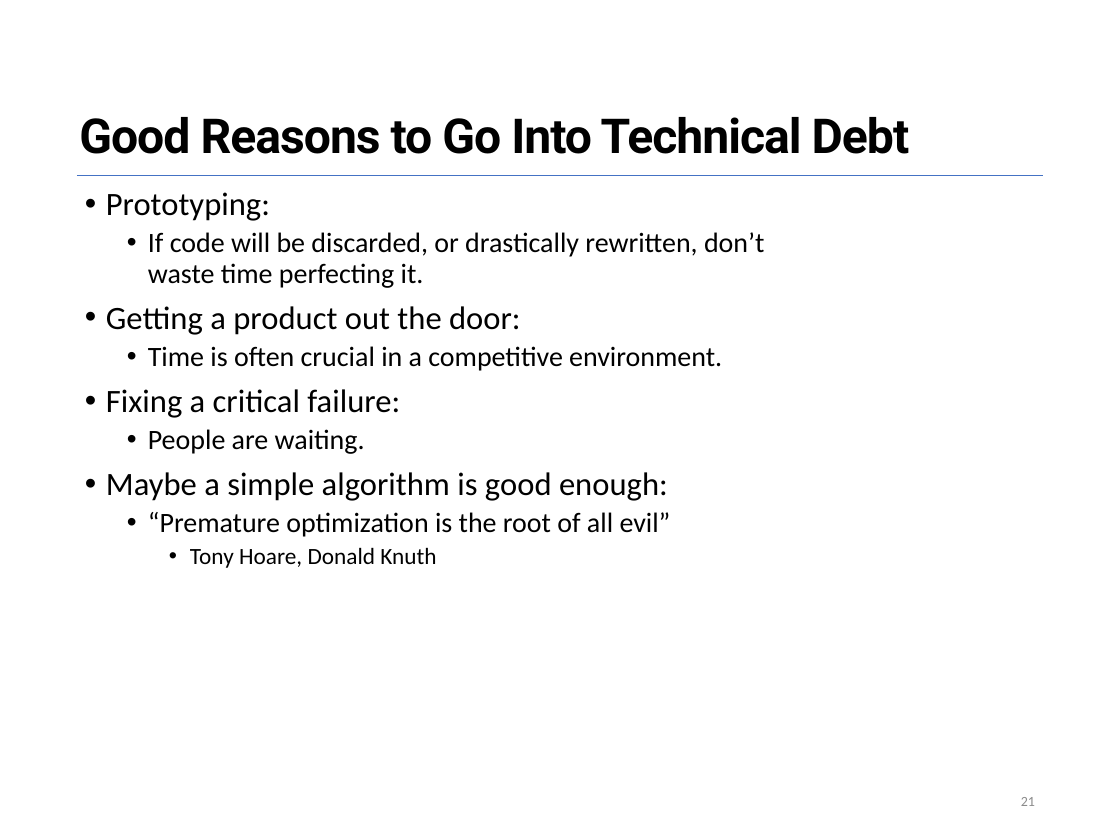
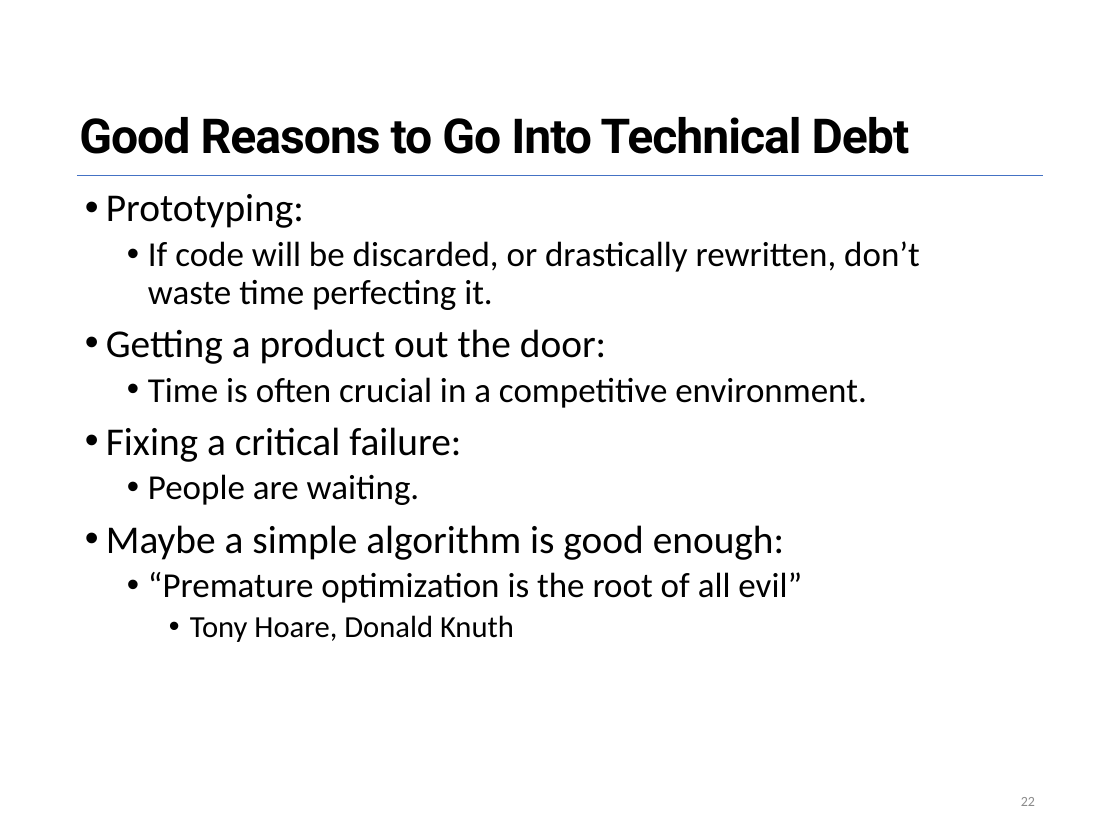
Before and after one commit to neu-se/CS4530-Spring-2022, a slide deck: slide 22 of Slides/Lesson 11 Code Smells, Refactoring and Technical Debt.pptx (slide 21 before the commit). Drawn at 1120x840 pixels with LibreOffice and Linux fonts; fonts in the diff are those of the drawing. Boxes give left, top, right and bottom in pixels: in the first picture for what was removed or moved away, otherwise in the second. Text is boxed around its words. In the diff, an @@ line names an element or a change of style, - is before the commit and + after.

```diff
--- a/Slides/Lesson 11 Code Smells, Refactoring and Technical Debt.pptx
+++ b/Slides/Lesson 11 Code Smells, Refactoring and Technical Debt.pptx
@@ text "Prototyping:" at bbox=[106, 194, 920, 642]: size 29.9 to 36 pt in "Prototyping:", "Getting a product out the door:", "Fixing a critical failure:", "Maybe a simple algorithm is good enough:"; size 25.6 to 32 pt in "If code will be discarded, or drastically ...", "Time is often crucial in a competitive ...", "People are waiting.", "“Premature optimization is the root of all ..."; size 21.3 to 28 pt in "Tony Hoare, Donald Knuth" @@
@@ page number at bbox=[1021, 797, 1035, 806]: text changed @@
-21
+22
```
Also in this commit, not shown: 2 other slides changed, 2 slides added, 1 slide removed, 1 other file.
